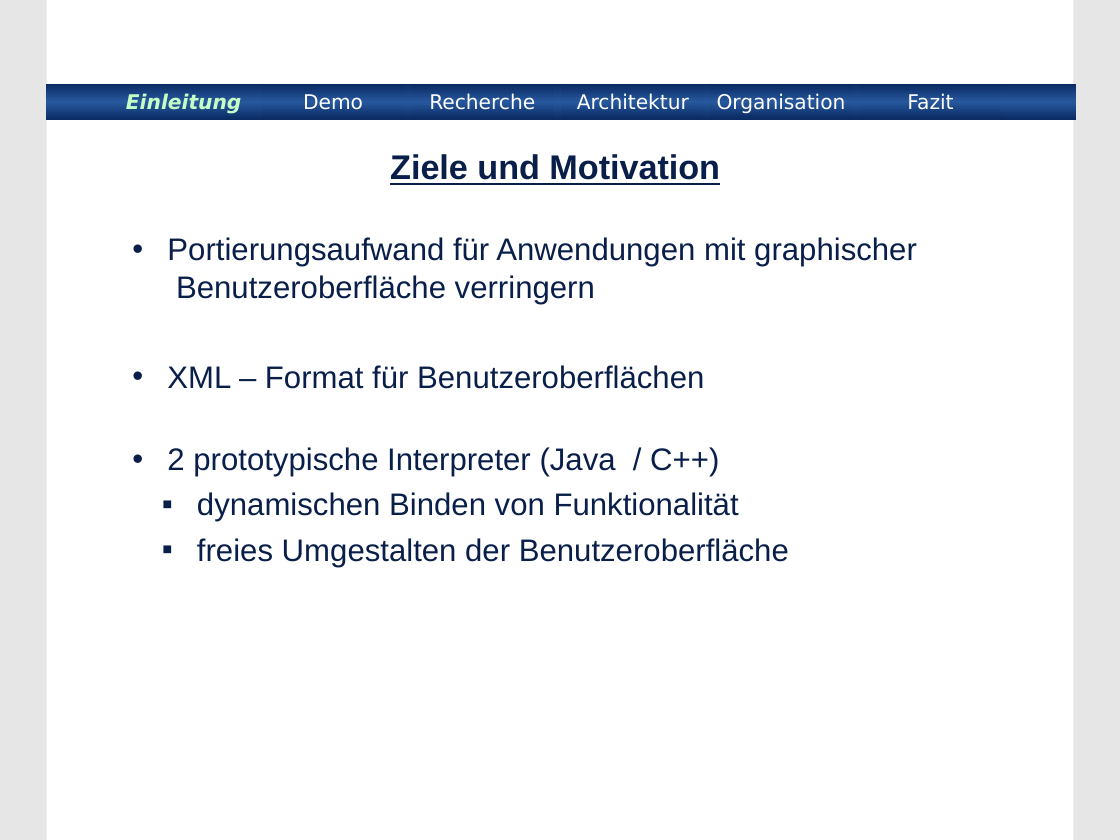
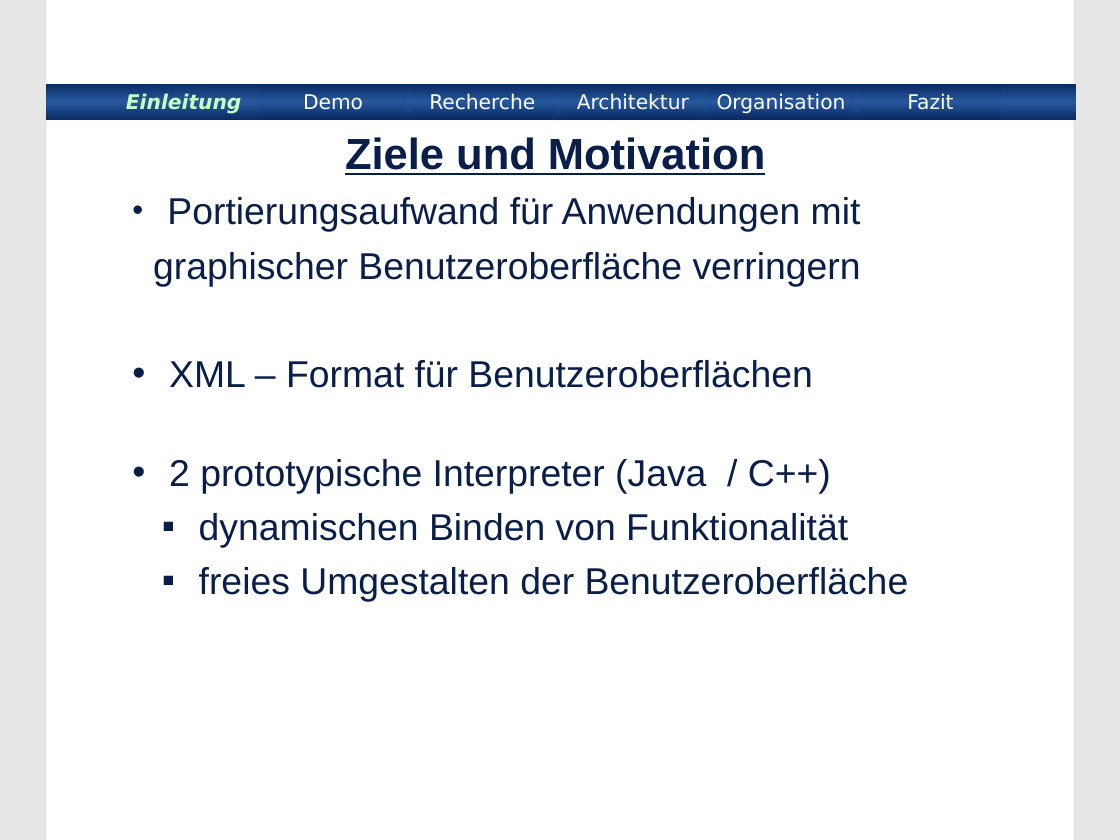
Before and after one commit to BackupTheBerlios/xmlinterface, a slide deck: slide 2 of xmlinterface/project/Praesentation/xmlinterface.ppt (slide 1 before the commit). Drawn at 1120x840 pixels with LibreOffice and Linux fonts; fonts in the diff are those of the drawing; background and template pictures are left out. Boxes give left, top, right and bottom in pixels: in the first picture for what was removed or moved away, otherwise in the second. Text is boxed around its words. In the diff, an @@ line names an element or a change of style, - is before the commit and + after.

```diff
--- a/xmlinterface/project/Praesentation/xmlinterface.ppt
+++ b/xmlinterface/project/Praesentation/xmlinterface.ppt
@@ title "Ziele und Motivation": place and size @@
-title "Ziele und Motivation" at (390, 154, 720, 185)
+title "Ziele und Motivation" at (345, 137, 765, 175)
@@ title "Ziele und Motivation" at (345, 137, 765, 175): size 22 to 28 pt @@
@@ subtitle "Portierungsaufwand für Anwendungen mit": place and size @@
-subtitle "Portierungsaufwand für Anwendungen mit" at (167, 237, 917, 567)
+subtitle "Portierungsaufwand für Anwendungen mit" at (153, 197, 909, 602)
@@ subtitle at (153, 197, 861, 286): text changed; size 20 to 24 pt @@
-• Portierungsaufwand für Anwendungen mit graphischer
-  Benutzeroberfläche verringern
+• Portierungsaufwand für Anwendungen mit
+graphischer Benutzeroberfläche verringern
@@ subtitle at (169, 360, 909, 602): size 20 to 24 pt in "XML – Format für Benutzeroberflächen", "2 prototypische Interpreter (Java / C++)", "dynamischen Binden von Funktionalität", "freies Umgestalten der Benutzeroberfläche"; more space between paragraphs @@
```
Also in this commit, not shown: 15 other slides changed, 1 slide added.
